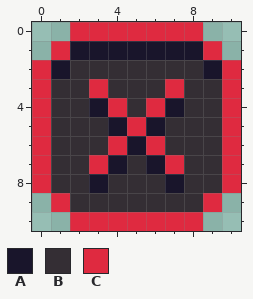
Two versions of one pixel-art sprite, Images/button_close.png. That is the earlier state.
The file is 22x22 pixels, drawn in blocks of 2x2; one block is one cell here.
Palette (. is transparent): A #19152b  B #342e34  C #df2a40
After the commit:
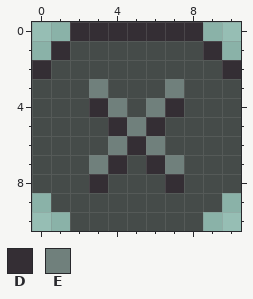
Colours new in this view: D #342e34  E #70807c
Commit: Try out some new title bar button textures
Edits made:
Colour B changes from #342e34 to #454b49.
Colour A becomes colour B in row 1 at x 2 to 8; in row 2 at x 1 and 9.
Colour C becomes colour B in rows 3 to 8 at x 0 and 10; in row 9 at x 1 and 9; in row 10 at x 2 to 8.
Colour A becomes colour D in row 4 at x 3 and 7; in row 5 at x 4 and 6; in row 6 at x 5; in row 7 at x 4 and 6; in row 8 at x 3 and 7.
Colour C becomes colour D in row 0 at x 2 to 8; in row 1 at x 1 and 9; in row 2 at x 0 and 10.
Colour C becomes colour E in row 3 at x 3 and 7; in row 4 at x 4 and 6; in row 5 at x 5; in row 6 at x 4 and 6; in row 7 at x 3 and 7.
Changed places in both pictures, as pixel boxes (x1, y1, x2, y2):
changed: (32, 22, 241, 231)
